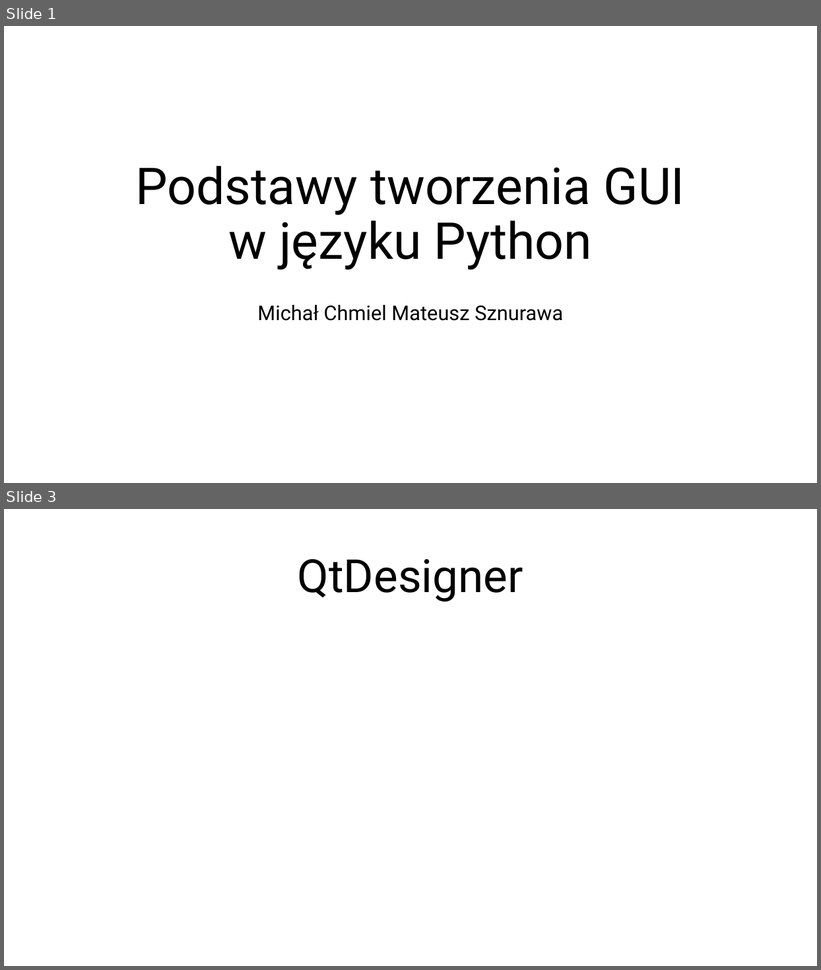
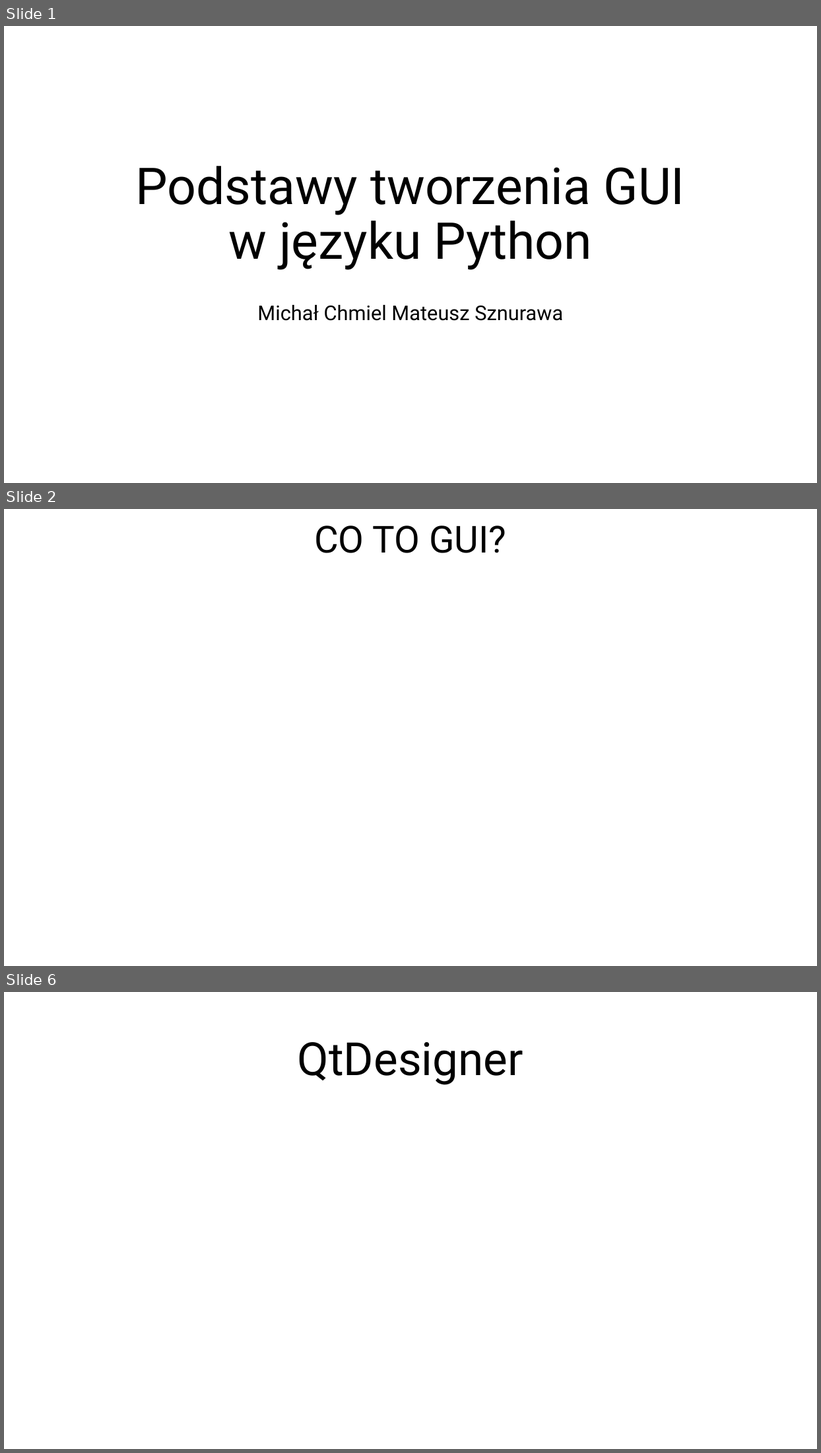
Before and after one commit to Spren3/jpwp, a slide deck: jpwp.pptx. Shown one above the other, each under a label of ours: slides 1 and 3 before the commit, slides 1, 2 and 6 after it; the slides between them are not shown. The pictures are 821x970 and 821x1453 pixels, drawn with LibreOffice and Linux fonts; fonts in the diff are those of the drawing. Boxes give left, top, right and bottom in pixels: in the first picture for what was removed or moved away, otherwise in the second. Text is boxed around its words. In the diff, an @@ line names an element or a change of style, - is before the commit and + after.

```diff
--- a/jpwp.pptx
+++ b/jpwp.pptx
@@ slide 2 added at [4,509,817,966], background #FFFFFF @@
@@ title added at [314,525,506,553], 44 pt, text #000000 @@
+CO TO GUI?
@@ what was slide 3 is now slide 6 @@
```
Also in this commit, not shown: 2 slides changed, 2 other slides added.
